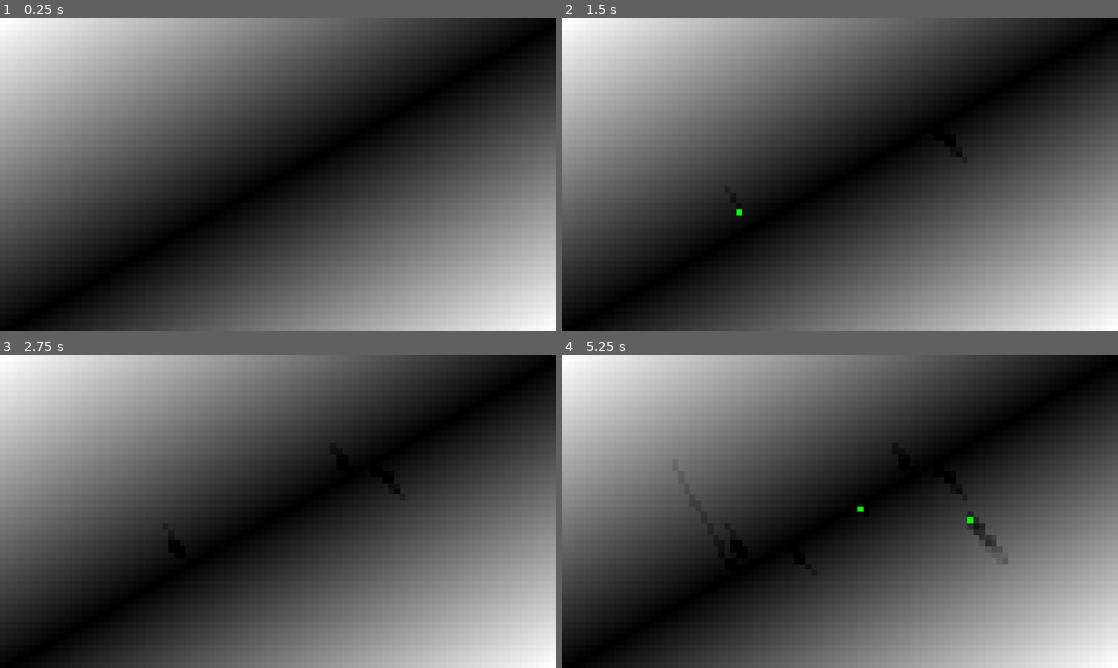
Above: before the commit, frames 1-4 (two rows, left to right).
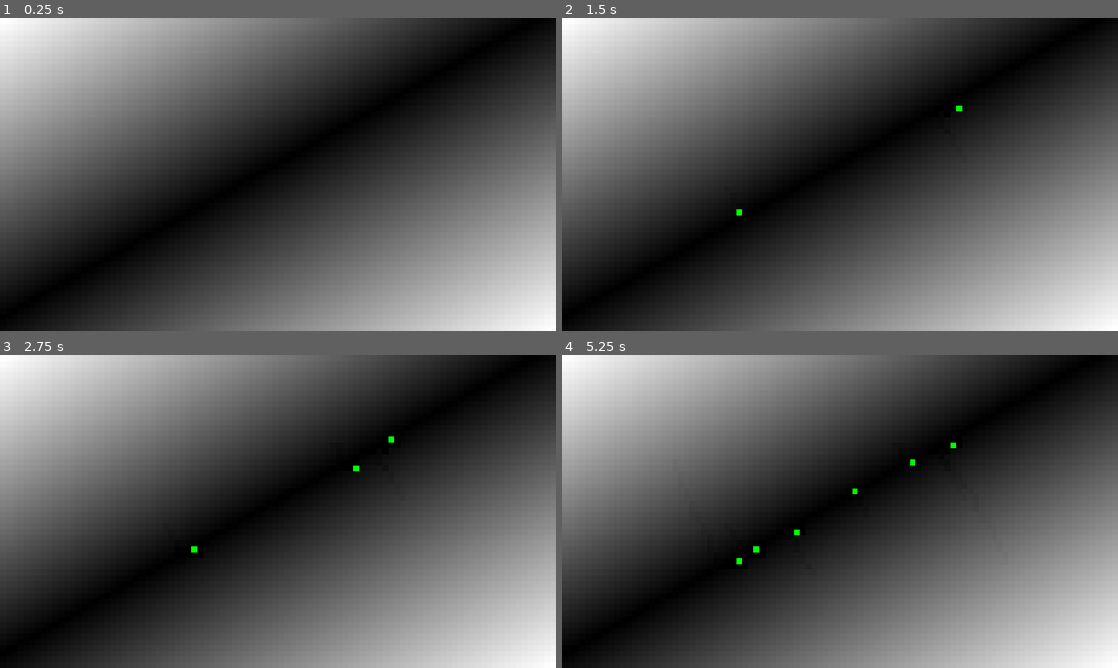
Above: after the commit, the same moments.

Repository: Dams4K/Tipe
Game: Godot game, scene res://move/viewer.tscn
Two runs of this game, one before a commit and one after it. Both use one fixed random seed, a clock stepped at 60 frames per second and the inputs below.
Inputs (mouse positions are in pixels of both pictures, inside the frame that each line leads up to):
- Up to frame 1 (0.25 s): no input
- Up to frame 2 (1.5 s): tap Enter at 0.5 s; move the mouse to (962, 158) at 0.52 s; click (962, 158) at 0.67 s; tap Space at 1.25 s; move the mouse to (728, 190) at 1.27 s; click (728, 190) at 1.42 s
- Up to frame 3 (2.75 s): move the mouse to (333, 442) at 2.02 s; click (333, 442) at 2.17 s
- Up to frame 4 (5.25 s): tap Enter at 2.75, 4.25 s; move the mouse to (812, 574) at 2.77 s; click (812, 574) at 2.92 s; tap Space at 3.5 s; move the mouse to (1006, 558) at 3.52 s; click (1006, 558) at 3.67 s; move the mouse to (673, 464) at 4.27 s; click (673, 464) at 4.42 s; move the mouse to (867, 511) at 5.02 s; click (867, 511) at 5.17 s

The runs differ from the first frame. In frame 2, 0.1% of the frame differs, in the area x 68-72%, y 28-45%; in frame 3, 0.2%; in frame 4, 0.6%, in the area x 31-81%, y 28-67%.

Commit message:
gradient qui prend en compte les pixels haut et gauche, mais quand l'érosion est à 0, arrivé à la ligne noir, les gouttes monte en haut à droite en suivant la ligne noir. Sinon ça semble correct

Diff:
--- a/move/droplet.gd
+++ b/move/droplet.gd
@@ -11,35 +11,36 @@
 func _init(position: Vector2):
 	self.position = position
 
-func move() -> bool:
+func move():
 	movements_image.set_pixelv(position, Color(.0, .0, .0 ,.0))
 
-	var is_alive = false
+	if out_of_bounds():
+		return
+
+	var P_x_y : float =  image.get_pixelv(position - Vector2.ONE).r
+	var Px1_y: float =  image.get_pixelv(position + Vector2.RIGHT + Vector2.UP).r
+	var P_xy1: float =  image.get_pixelv(position + Vector2.DOWN + Vector2.LEFT).r
+	var Px1y1: float = image.get_pixelv(position + Vector2.ONE).r
+
+	# u = uv.x
+	# v = uv.y
+	# values between [0, 1[
+	var uv: Vector2 = Vector2(0.1, 0.1)
+	var g := Vector2(
+		(Px1_y - P_x_y)/2 * (1 - uv.y) + (Px1y1 - P_xy1)/2 * uv.y,
+		(P_xy1 - P_x_y)/2 * (1 - uv.x) + (Px1y1 - Px1_y)/2 * uv.x
+	)
+
+	var dir_new := -g
+	position += dir_new.normalized()
 
 	if not out_of_bounds():
-		is_alive = true
-		var Pxy : float =  image.get_pixelv(position).r
-		var Px1y: float =  image.get_pixelv(position + Vector2.RIGHT).r
-		var Pxy1: float =  image.get_pixelv(position + Vector2.DOWN).r
-		var Px1y1: float = image.get_pixelv(position + Vector2.ONE).r
-
-		# u = uv.x
-		# v = uv.y
-		# values between [0, 1[
-		var uv: Vector2 = Vector2(0.1, 0.1)
-		var g := Vector2(
-			(Px1y - Pxy) * (1 - uv.y) + (Px1y1 - Pxy1) * uv.y,
-			(Pxy1 - Pxy) * (1 - uv.x) + (Px1y1 - Px1y) * uv.x
-		)
-
-		var dir_new := -g
-		position += dir_new / dir_new.length()
-
 		movements_image.set_pixelv(position, Color.GREEN)
 
-	return is_alive
+func update():
+	if out_of_bounds():
+		return false
 
-func update():
 	var old_position = position
 	var old_height = image.get_pixelv(old_position).r
 	move()
@@ -50,7 +51,9 @@
 		print("depose")
 		depose(0.0, old_position)
 	else:
-		erode(0.05, old_position)
+		erode(0.01, old_position)
+
+	return true
 
 func erode(amount: float, old_position: Vector2):
 	var previous_amount = image.get_pixelv(old_position).r
@@ -66,4 +69,4 @@
 
 
 func out_of_bounds() -> bool:
-	return position.x < 0 or position.y < 0 or position.x >= image.get_width()-1 or position.y >= image.get_height()-1
+	return position.x < 1 or position.y < 1 or position.x >= image.get_width()-1 or position.y >= image.get_height()-1
--- a/move/viewer.tscn
+++ b/move/viewer.tscn
@@ -4,7 +4,7 @@
 [ext_resource type="Script" uid="uid://cyrd3ld6bnjje" path="res://move/canvas.gd" id="2_44i43"]
 
 [sub_resource type="Gradient" id="Gradient_ou7mo"]
-offsets = PackedFloat32Array(0, 0.506494, 1)
+offsets = PackedFloat32Array(0, 0.480519, 1)
 colors = PackedColorArray(1, 1, 1, 1, 0, 0, 0, 1, 1, 1, 1, 1)
 
 [sub_resource type="GradientTexture2D" id="GradientTexture2D_pr5dc"]
